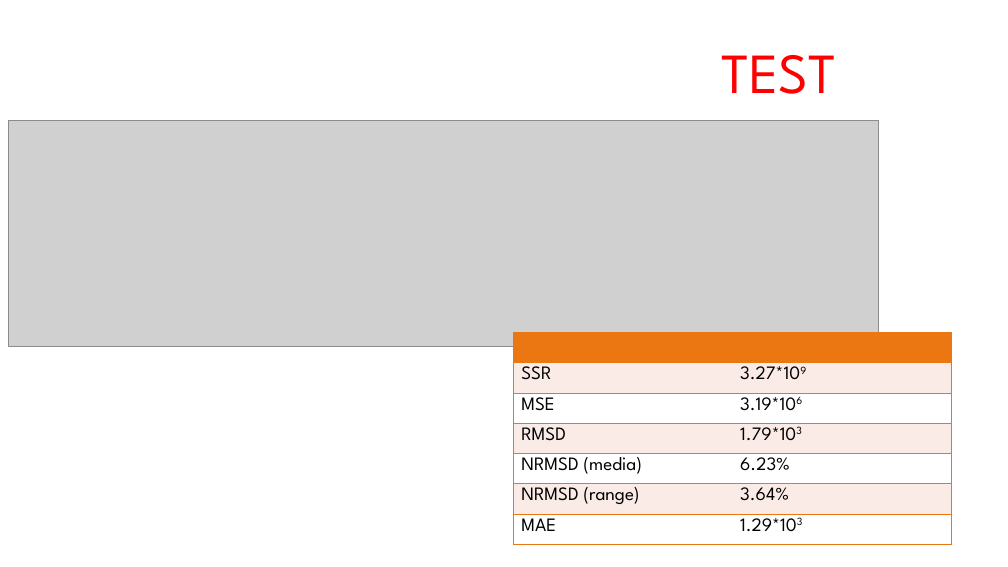
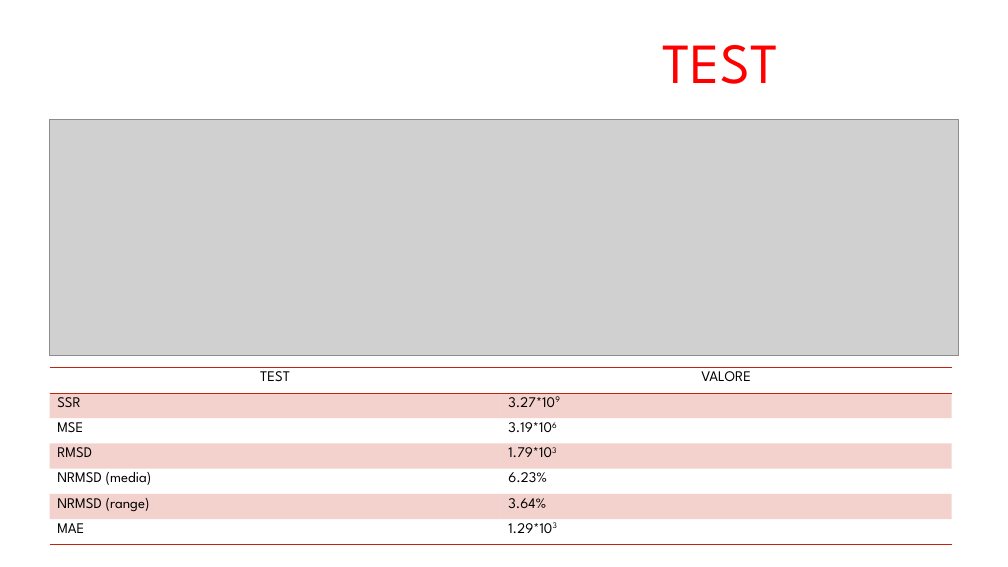
Before and after one commit to arrostini/predittoreDomeniche, a slide deck: slide 22 of progettomatlabfine.pptx (slide 21 before the commit). Drawn at 1008x567 pixels with LibreOffice and Linux fonts; fonts in the diff are those of the drawing; grey boxes stand for pictures; background and template pictures are left out. Boxes give left, top, right and bottom in pixels: in the first picture for what was removed or moved away, otherwise in the second. Text is boxed around its words. In the diff, an @@ line names an element or a change of style, - is before the commit and + after.

```diff
--- a/progettomatlabfine.pptx
+++ b/progettomatlabfine.pptx
@@ text "TEST": place and size @@
-text "TEST" at (721,55,836,94)
+text "TEST" at (663,45,778,84)
@@ picture: place and size @@
-picture at (8,121,879,347)
+picture at (50,119,959,355)
@@ table at (50,368,953,544) @@
-row 1, column 1: 
+row 1, column 1: TEST
-row 1, column 2: 
+row 1, column 2: VALORE
@@ fill #EB7712 to none in row 1 @@
@@ fill #FBECE7 to #C4220D at 20% opacity in 6 cells @@
@@ fill #FFFFFF to none in 6 cells @@
@@ size 18 to 14 pt in "SSR", "3.27*109", "MSE", "3.19*106" and 8 more places @@
@@ borders changed @@
@@ table: place and size @@
-table at (514,333,951,544)
+table at (50,368,953,544)
```
Also in this commit, not shown: 6 other slides changed, 2 slides added, 1 slide removed.
